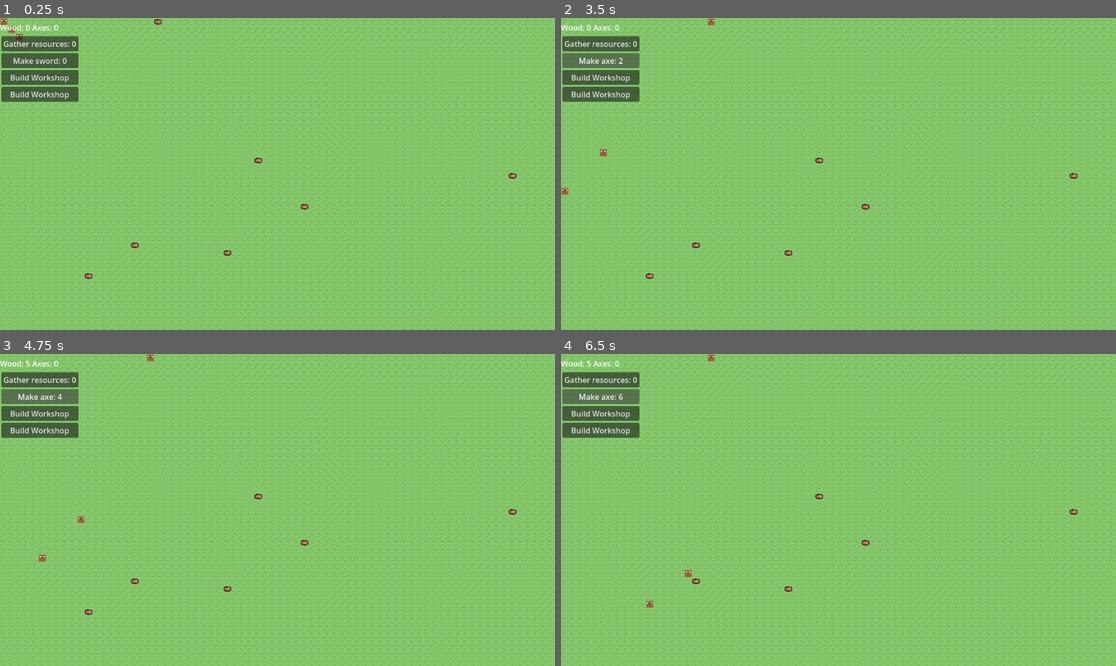
Above: before the commit, frames 1-4 (two rows, left to right).
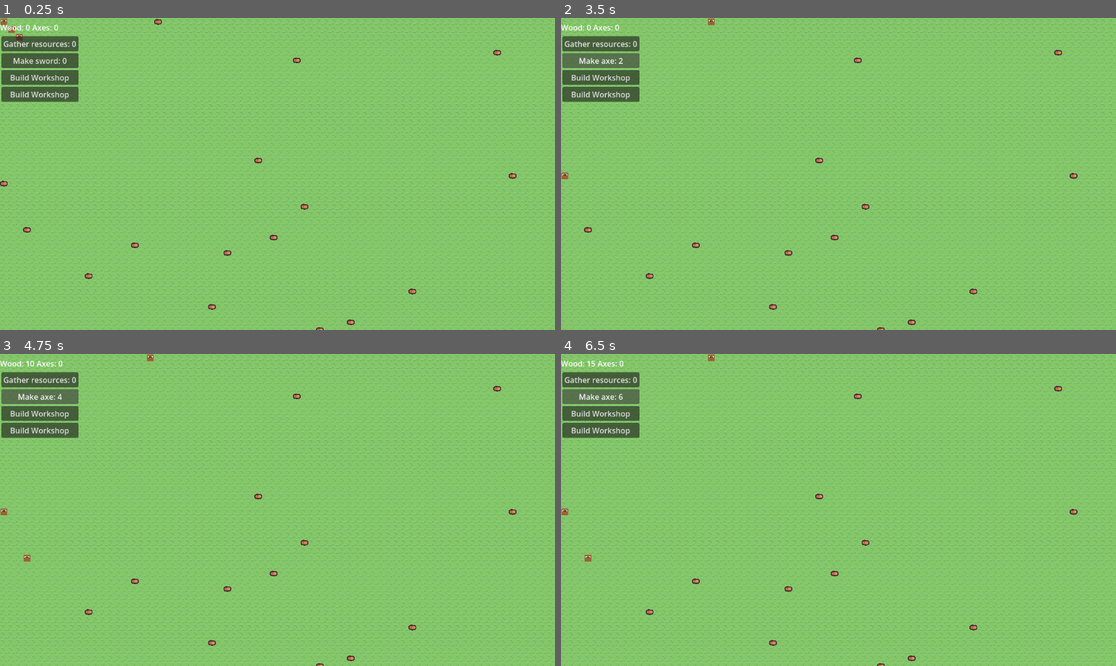
Above: after the commit, the same moments.

Repository: amandodaw/zd-prototype
Game: Godot game, scene res://scenes/world.tscn
The game is run twice, just before and just after one commit, with the same random seed, the same clock (stepped at 60 frames per second) and the same inputs.
Inputs:
- Up to frame 1 (0.25 s): no input
- Up to frame 2 (3.5 s): click "Gather resources: 0" at 0.5 s; click "Gather resources: 1" at 1.25 s; click "Make sword: 0" at 2 s; click "Make axe: 1" at 2.75 s
- Up to frame 3 (4.75 s): click "Make axe: 2" at 3.5 s; click "Make axe: 3" at 4.25 s
- Up to frame 4 (6.5 s): click "Make axe: 4" at 5 s; click "Make axe: 5" at 5.75 s

The runs differ from the first frame. In frame 1, 0.2% of the frame differs, in the area x 0-91%, y 10-100%; in frame 2, 0.3%; in frame 3, 0.3%; in frame 4, 0.4%, in the area x 0-91%, y 2-100%.

Commit message:
Direccion aleatoria si hay un obstaculo. Quizás falta actualizar la posición de lhumano en algún otro lado, pero está en try_move

Diff:
--- /dev/null
+++ b/scenes/zombie.tscn
@@ -0,0 +1,8 @@
+[gd_scene format=3 uid="uid://bdo68kimivad"]
+
+[ext_resource type="Texture2D" uid="uid://cip3kwypml3qn" path="res://resources/zombie.png" id="1_1vlb3"]
+[ext_resource type="Script" uid="uid://byu3hqrgdquvy" path="res://scripts/zombie.gd" id="2_httt1"]
+
+[node name="Zombie" type="Sprite2D" unique_id=1638053067]
+texture = ExtResource("1_1vlb3")
+script = ExtResource("2_httt1")
--- a/scripts/components/city_component.gd
+++ b/scripts/components/city_component.gd
@@ -10,3 +10,4 @@
 
 var build_orders : Dictionary[Vector2i, String] = {}
 var make_orders : Array[String] = []
+var entities : Dictionary = {}
--- /dev/null
+++ b/scripts/entity.gd
@@ -0,0 +1,152 @@
+extends Sprite2D
+class_name Entity
+
+const INVALID := Vector2i(-1,-1)
+
+var grid_pos : Vector2i = Vector2i.ZERO
+var target_pos : Vector2i = INVALID
+
+var speed := 0.1
+var speed_cont := 0.0
+
+var elements_map : TileMapLayer
+var city_comp : CityComponent
+
+var entity_type : String
+
+var last_pos : Vector2i = INVALID
+
+# ------------------------------------------------
+# MOVEMENT
+# ------------------------------------------------
+
+#func move_to(dir):
+#
+	#var target_cell = grid_pos + GridUtils.DIR[dir]
+	#if target_cell in city_comp.entities:
+		#print("celda ocupada")
+		#return
+	#grid_pos = target_cell
+	#position = grid_pos * GridUtils.TILE_SIZE
+	##city_comp.entities[elements_map.local_to_map(pos)] = "human"
+
+func try_move(dir) -> bool:
+
+	var target_cell = grid_pos + GridUtils.DIR[dir]
+
+	if target_cell in city_comp.entities:
+		return false
+
+	if target_cell == last_pos:
+		return false
+
+	city_comp.entities.erase(grid_pos)
+	last_pos = grid_pos
+	grid_pos = target_cell
+	position = grid_pos * GridUtils.TILE_SIZE
+	city_comp.entities.set(grid_pos, entity_type)
+
+	return true
+
+func move_to_target(delta):
+
+	if speed_cont < speed:
+		speed_cont += delta
+		return
+
+	if is_adjacent(grid_pos, target_pos):
+		return
+
+	var dx = target_pos.x - grid_pos.x
+	var dy = target_pos.y - grid_pos.y
+
+	var dir_primary
+	var dir_secondary
+
+	if abs(dx) >= abs(dy):
+		dir_primary = GridUtils.direction.RIGHT if dx < 0 else GridUtils.direction.LEFT
+		dir_secondary = GridUtils.direction.DOWN if dy > 0 else GridUtils.direction.UP
+	else:
+		dir_primary = GridUtils.direction.DOWN if dy > 0 else GridUtils.direction.UP
+		dir_secondary = GridUtils.direction.RIGHT if dx < 0 else GridUtils.direction.LEFT
+
+	# intentar dirección principal
+	if try_move(dir_primary):
+		speed_cont = 0
+		return
+
+	# intentar secundaria
+	if try_move(dir_secondary):
+		speed_cont = 0
+		return
+
+	var dirs = [
+		GridUtils.direction.UP,
+		GridUtils.direction.DOWN,
+		GridUtils.direction.LEFT,
+		GridUtils.direction.RIGHT
+	]
+
+	dirs.shuffle()
+
+	for dir in dirs:
+		if try_move(dir):
+			speed_cont = 0
+			return
+
+	speed_cont = 0
+
+#func move_to_target(delta):
+#
+	#if speed_cont < speed:
+		#speed_cont += delta
+		#return
+#
+	#if is_adjacent(grid_pos, target_pos):
+		#return
+#
+	#var dx = target_pos.x - grid_pos.x
+	#var dy = target_pos.y - grid_pos.y
+#
+	#var dir_primary
+	#var dir_secondary
+#
+	#if abs(dx) >= abs(dy):
+		#dir_primary = GridUtils.direction.LEFT if dx > 0 else GridUtils.direction.RIGHT
+		#dir_secondary = GridUtils.direction.DOWN if dy > 0 else GridUtils.direction.UP
+	#else:
+		#dir_primary = GridUtils.direction.DOWN if dy > 0 else GridUtils.direction.UP
+		#dir_secondary = GridUtils.direction.LEFT if dx > 0 else GridUtils.direction.RIGHT
+#
+	#if !try_move(dir_primary):
+		#try_move(dir_secondary)
+#
+	#speed_cont = 0
+
+# ------------------------------------------------
+# SEARCH
+# ------------------------------------------------
+
+func find_nearest(type:String) -> Vector2i:
+
+	var best := INVALID
+	var best_dist := 999999
+
+	for tile in city_comp.entities:
+
+		if city_comp.entities[tile] != type:
+			continue
+
+		var dist = abs(tile.x - grid_pos.x) + abs(tile.y - grid_pos.y)
+
+		if dist < best_dist:
+			best_dist = dist
+			best = tile
+
+	return best
+
+
+func is_adjacent(a: Vector2i, b: Vector2i) -> bool:
+	var dx = abs(a.x - b.x)
+	var dy = abs(a.y - b.y)
+	return dx + dy == 1
--- a/scripts/human.gd
+++ b/scripts/human.gd
@@ -1,22 +1,10 @@
-extends Sprite2D
+extends Entity
 
 @onready var build_bar : ProgressBar = $ProgressBar
-
-const INVALID := Vector2i(-1,-1)
-
-var grid_pos : Vector2i = Vector2i.ZERO
-var target_pos : Vector2i = INVALID
 
 var build_order : Vector2i = INVALID
 var build_type : String = ""
 var make_order : int = -1
-
-var speed := 0.1
-var speed_cont := 0.0
-
-var visible_tiles : Dictionary
-var city_comp : CityComponent
-var elements_map : TileMapLayer
 
 var workplace_cost : int = 9
 var workplace_build_progress : float = 0.0
@@ -167,12 +155,12 @@
 			return
 
 		target_pos = wood
-		visible_tiles[target_pos] = "reserved"
+		city_comp.entities[target_pos] = "reserved"
 
 	if is_adjacent(grid_pos, target_pos):
 
 		city_comp.wood_amount += 5
-		visible_tiles.erase(target_pos)
+		city_comp.entities.erase(target_pos)
 		elements_map.erase_cell(target_pos)
 
 		reset_jobs()
@@ -229,7 +217,7 @@
 		var atlas_coords = workplace_origin + offset
 		if offset == Vector2i(2, 2):
 			#poner donde van los humanos a crear cosas. donde "ven el workshop"
-			visible_tiles.set(target_cell, "workplace")
+			city_comp.entities.set(target_cell, "workplace")
 		elements_map.set_cell(target_cell, 0, atlas_coords)
 
 func place_wall() -> void:
@@ -237,7 +225,7 @@
 	var target_cell = build_order
 	var atlas_coords = wall_origin
 
-	visible_tiles.set(target_cell, "wall")
+	city_comp.entities.set(target_cell, "wall")
 	elements_map.set_cell(target_cell, 0, atlas_coords)
 
 
@@ -274,86 +262,6 @@
 
 	move_to_target(delta)
 
-# ------------------------------------------------
-# MOVEMENT
-# ------------------------------------------------
-
-func move_to(dir):
-
-	var target_cell = grid_pos + GridUtils.DIR[dir]
-	if target_cell in visible_tiles:
-		print("celda ocupada")
-		return
-	grid_pos = target_cell
-	position = grid_pos * GridUtils.TILE_SIZE
-
-
-func move_to_target(delta):
-
-	if speed_cont < speed:
-		speed_cont += delta
-		return
-
-	if is_adjacent(grid_pos, target_pos):
-		return
-
-	var dx = target_pos.x - grid_pos.x
-	var dy = target_pos.y - grid_pos.y
-
-	var dir_primary
-	var dir_secondary
-
-	if abs(dx) >= abs(dy):
-		dir_primary = GridUtils.direction.LEFT if dx > 0 else GridUtils.direction.RIGHT
-		dir_secondary = GridUtils.direction.DOWN if dy > 0 else GridUtils.direction.UP
-	else:
-		dir_primary = GridUtils.direction.DOWN if dy > 0 else GridUtils.direction.UP
-		dir_secondary = GridUtils.direction.LEFT if dx > 0 else GridUtils.direction.RIGHT
-
-	if !try_move(dir_primary):
-		try_move(dir_secondary)
-
-	speed_cont = 0
-
-func try_move(dir) -> bool:
-
-	var next_tile = grid_pos + GridUtils.DIR[dir]
-
-	if next_tile in visible_tiles:
-		return false
-
-	grid_pos = next_tile
-	position = grid_pos * GridUtils.TILE_SIZE
-	return true
-
-# ------------------------------------------------
-# SEARCH
-# ------------------------------------------------
-
-func find_nearest(type:String) -> Vector2i:
-
-	var best := INVALID
-	var best_dist := 999999
-
-	for tile in visible_tiles:
-
-		if visible_tiles[tile] != type:
-			continue
-
-		var dist = abs(tile.x - grid_pos.x) + abs(tile.y - grid_pos.y)
-
-		if dist < best_dist:
-			best_dist = dist
-			best = tile
-
-	return best
-
-
-func is_adjacent(a: Vector2i, b: Vector2i) -> bool:
-	var dx = abs(a.x - b.x)
-	var dy = abs(a.y - b.y)
-	return dx + dy == 1
-
 #---------------------
 	#UTILES
 #--------------------
@@ -366,8 +274,8 @@
 		Jobs.BUILD:
 			state = "workplace_order"
 	if target_pos != INVALID:
-		if visible_tiles.get(target_pos) == "reserved":
-			visible_tiles[target_pos] = state
+		if city_comp.entities.get(target_pos) == "reserved":
+			city_comp.entities[target_pos] = state
 			if current_job == Jobs.BUILD:
 				city_comp.wood_amount -= workplace_cost
 	target_pos = INVALID
--- a/scripts/map.gd
+++ b/scripts/map.gd
@@ -6,16 +6,17 @@
 var ground_tile : Vector2i = Vector2i(1, 0)
 var wood_tile : Vector2i = Vector2i(10, 8)
 
-var entities : Dictionary = {}
+@onready var city_comp : CityComponent
 
 const height : int = 52
 const width : int = 72
 
-func _ready() -> void:
-	init_map()
-	add_wood(10)
 
 func init_map() -> void:
+	create_soil()
+	add_wood(20)
+
+func create_soil() -> void:
 	for i in range(width):
 		for j in range(height):
 			ground_layer.set_cell(Vector2i(i, j), 0, ground_tile)
@@ -29,8 +30,8 @@
 		)
 
 		# evitar sobreescribir otra entidad
-		if pos in entities:
+		if city_comp in city_comp.entities:
 			continue
 
 		element_layer.set_cell(pos, 0, wood_tile)
-		entities[pos] = "wood"
+		city_comp.entities[pos] = "wood"
--- a/scripts/world.gd
+++ b/scripts/world.gd
@@ -14,18 +14,20 @@
 	city_comp = CityComponent.new()
 	ui.city_comp = city_comp
 	ui.elements_map = elements_map
+	map.city_comp = city_comp
+	map.init_map()
 	for i in range(2+1):
 
 		spawn_human(Vector2(i*GridUtils.TILE_SIZE, i*GridUtils.TILE_SIZE))
 
 func spawn_human(pos: Vector2) -> void:
-	if pos in map.entities:
+	if pos in city_comp.entities:
 		print("ESPACIO OCUPADO. HUMANO NO SPAWNEADO EN: ", pos)
 		return
 	var human = human_scene.instantiate()
 	human.position = pos
 	add_child(human)
-	human.visible_tiles = map.entities
 	human.city_comp = city_comp
 	human.elements_map = elements_map
-	map.entities[elements_map.local_to_map(pos)] = "human"
+	human.entity_type = "human"
+	city_comp.entities[elements_map.local_to_map(pos)] = "human"
--- /dev/null
+++ b/scripts/zombie.gd
@@ -0,0 +1,7 @@
+extends Entity
+
+func _process(delta: float) -> void:
+	pass
+
+func find_human() ->bool:
+	return true
Binary file added: resources/zombie.png
Not shown, added: resources/zombie.png.import
Not shown, added: scripts/entity.gd.uid
Not shown, added: scripts/zombie.gd.uid
